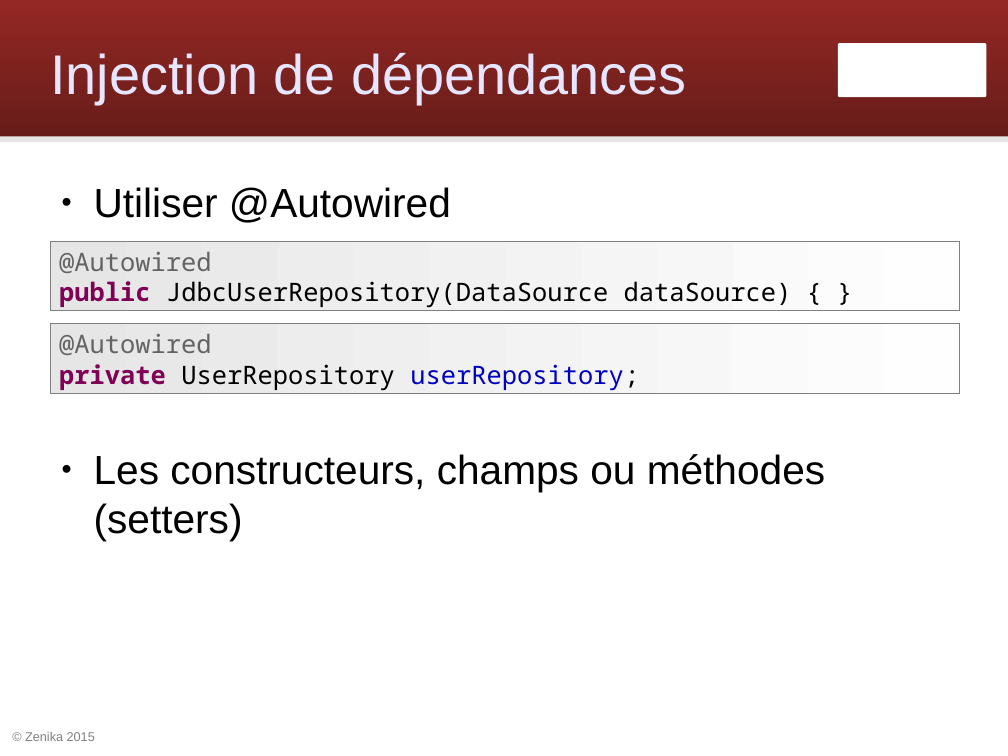
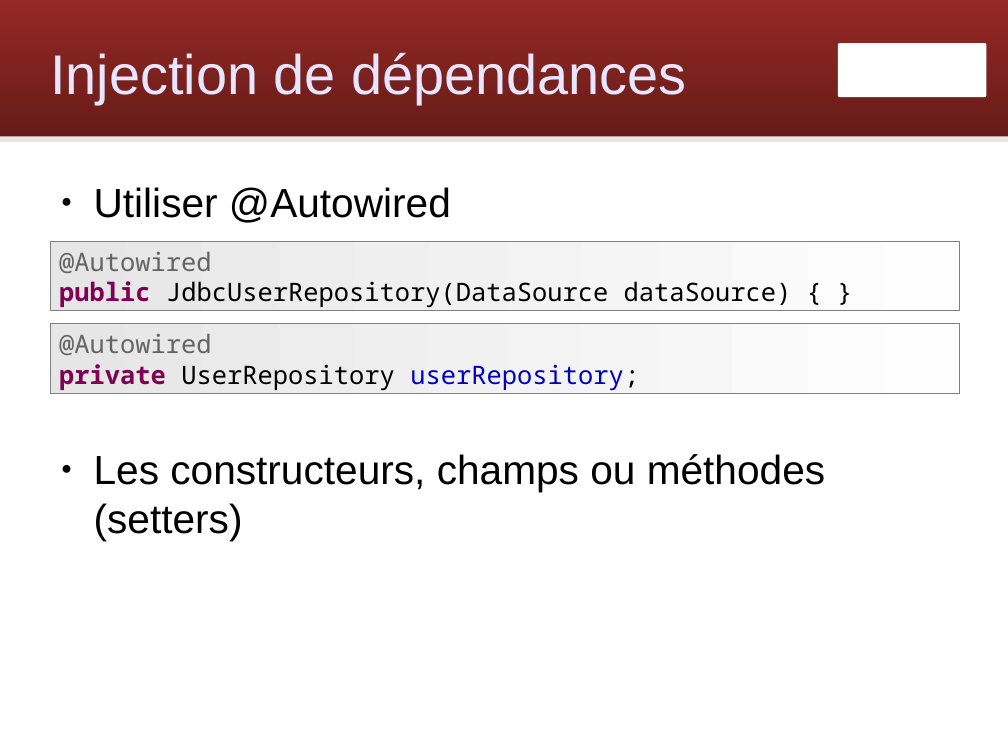
Before and after one commit to Zenika/workshop-spring-core, a slide deck: slide 36 of spring-workshop.odp. Drawn at 1008x756 pixels with LibreOffice and Linux fonts; fonts in the diff are those of the drawing; background and template pictures are left out. Boxes give left, top, right and bottom in pixels: in the first picture for what was removed or moved away, otherwise in the second. Text is boxed around its words. In the diff, an @@ line names an element or a change of style, - is before the commit and + after.

```diff
--- a/spring-workshop.odp
+++ b/spring-workshop.odp
@@ text removed at box(25, 732, 95, 741) @@
-© Zenika 2015
```
Also in this commit, not shown: 106 other slides changed, 5 other files.
